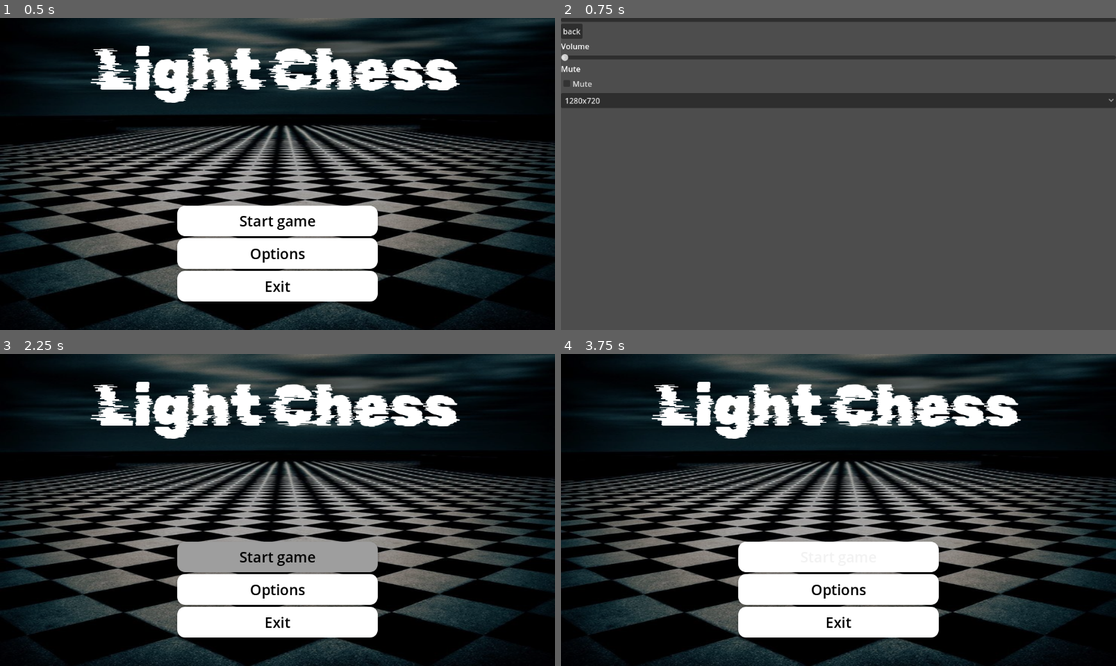
Above: before the commit, frames 1-4 (two rows, left to right).
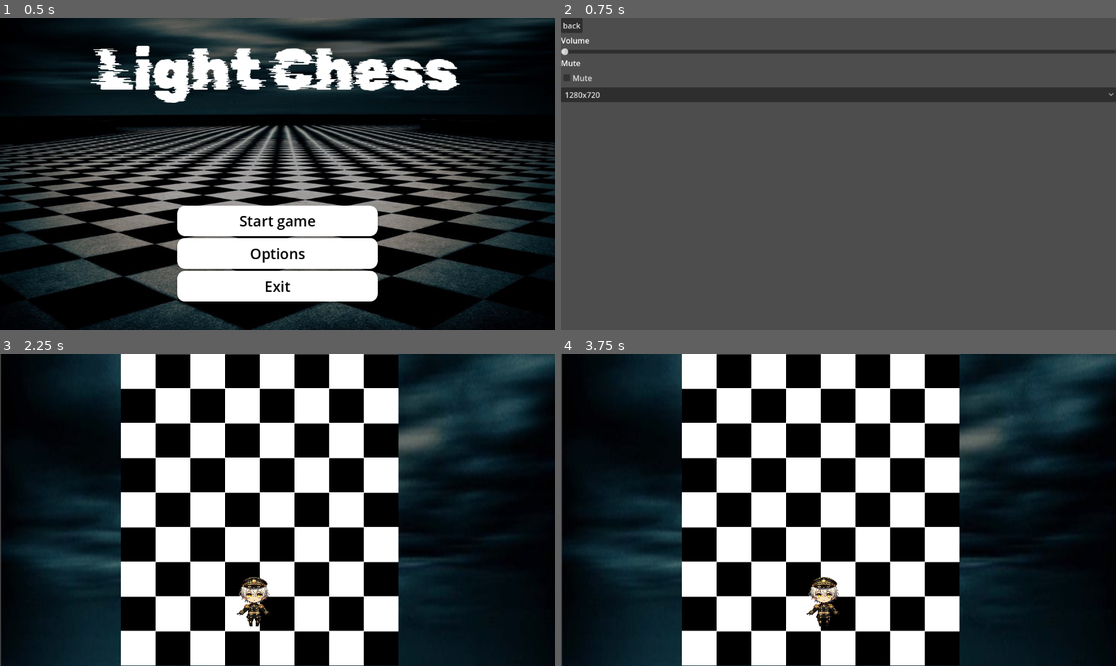
Above: after the commit, the same moments.

Repository: sonnypyo/GodotProject
Game: Godot game, scene res://Scenes/main_menu.tscn
Same seed, same stepped clock (60 frames per second), same inputs: the game is played once before the commit and once after it. The project has no main scene, so this scene is started directly.
Inputs (mouse positions are in pixels of both pictures, inside the frame that each line leads up to; where the layout moved, square brackets give the same spot in the first picture):
- Up to frame 1 (0.5 s): no input
- Up to frame 2 (0.75 s): click "Options" at 0.5 s
- Up to frame 3 (2.25 s): click (11, 360) [277, 357] at 1.25 s; click "Start game" at 2 s
- Up to frame 4 (3.75 s): click (838, 556) at 2.75 s, where only the run before the commit has a clickable "Start game"; tap Enter (ui_accept) at 3.5 s; move the mouse to (960, 494) at 3.52 s; hold Right (ui_right) from 3.53 s (still down); hold R from 3.53 s (still down); click (960, 494) at 3.67 s

Frame 1 is identical in both runs. In frame 2, 7.4% of the frame differs, in the area x 0-100%, y 0-29%; in frame 3, 65%, in the area x 0-100%, y 0-100%; in frame 4, 63%.

Commit message:
12/10 tile_map scene

Diff:
--- a/godotfinalproject/Scenes/level.tscn
+++ b/godotfinalproject/Scenes/level.tscn
@@ -1,4 +1,3 @@
-[gd_scene load_steps=5 format=3 uid="uid://dq3ventwbxelb"]
 [gd_scene load_steps=8 format=3 uid="uid://dq3ventwbxelb"]
 
 [ext_resource type="PackedScene" uid="uid://bf7u5ip62xykb" path="res://Scenes/Chess8x8.tscn" id="2_qtksi"]
--- a/godotfinalproject/Scenes/settings.tscn
+++ b/godotfinalproject/Scenes/settings.tscn
@@ -22,7 +22,6 @@
 [node name="VBoxContainer" type="VBoxContainer" parent="MarginContainer"]
 layout_mode = 2
 
-[node name="Button" type="Button" parent="MarginContainer/VBoxContainer"]
 [node name="Back" type="Button" parent="MarginContainer/VBoxContainer"]
 layout_mode = 2
 size_flags_horizontal = 0
@@ -58,7 +57,6 @@
 
 [node name="AudioStreamPlayer" type="AudioStreamPlayer" parent="."]
 
-[connection signal="pressed" from="MarginContainer/VBoxContainer/Button" to="." method="_on_button_pressed"]
 [connection signal="pressed" from="MarginContainer/VBoxContainer/Back" to="." method="_on_button_pressed"]
 [connection signal="value_changed" from="MarginContainer/VBoxContainer/volume" to="." method="_on_volume_value_changed"]
 [connection signal="toggled" from="MarginContainer/VBoxContainer/Mute" to="." method="_on_mute_toggled"]
--- /dev/null
+++ b/godotfinalproject/Scenes/tile_map.tscn
@@ -0,0 +1,21 @@
+[gd_scene load_steps=4 format=3 uid="uid://dcq3sajg0w80f"]
+
+[ext_resource type="Texture2D" uid="uid://ds01ajuu2m8wt" path="res://Images/chessboardblackandwhite.png" id="1_nkna0"]
+
+[sub_resource type="TileSetAtlasSource" id="TileSetAtlasSource_27pbu"]
+texture = ExtResource("1_nkna0")
+texture_region_size = Vector2i(60, 60)
+0:0/0 = 0
+0:1/0 = 0
+
+[sub_resource type="TileSet" id="TileSet_r2brh"]
+tile_size = Vector2i(60, 60)
+sources/0 = SubResource("TileSetAtlasSource_27pbu")
+
+[node name="TileMap" type="TileMap"]
+position = Vector2(0, -242)
+scale = Vector2(4, 4)
+tile_set = SubResource("TileSet_r2brh")
+format = 2
+layer_0/z_index = -1
+layer_0/tile_data = PackedInt32Array(0, 0, 0, 2, 0, 0, 4, 0, 0, 6, 0, 0, 1, 0, 1, 3, 0, 1, 5, 0, 1, 7, 0, 1, 65536, 0, 1, 196608, 0, 1, 327680, 0, 1, 458752, 0, 1, 131072, 0, 0, 262144, 0, 0, 393216, 0, 0, 524288, 0, 0, 65537, 0, 0, 131074, 0, 0, 196611, 0, 0, 262148, 0, 0, 327685, 0, 0, 393222, 0, 0, 458759, 0, 0, 65539, 0, 0, 131076, 0, 0, 196613, 0, 0, 262150, 0, 0, 327687, 0, 0, 65541, 0, 0, 131078, 0, 0, 196615, 0, 0, 65543, 0, 0, 196609, 0, 0, 262146, 0, 0, 327683, 0, 0, 393220, 0, 0, 458757, 0, 0, 524294, 0, 0, 327681, 0, 0, 393218, 0, 0, 458755, 0, 0, 524292, 0, 0, 458753, 0, 0, 524290, 0, 0, 524289, 0, 1, 393217, 0, 1, 458754, 0, 1, 524291, 0, 1, 262145, 0, 1, 327682, 0, 1, 393219, 0, 1, 458756, 0, 1, 524293, 0, 1, 131073, 0, 1, 196610, 0, 1, 262147, 0, 1, 327684, 0, 1, 393221, 0, 1, 458758, 0, 1, 524295, 0, 1, 65538, 0, 1, 131075, 0, 1, 196612, 0, 1, 262149, 0, 1, 327686, 0, 1, 393223, 0, 1, 65540, 0, 1, 131077, 0, 1, 196614, 0, 1, 262151, 0, 1, 65542, 0, 1, 131079, 0, 1)
Not shown: 1 places in godotfinalproject/Scenes/Player.tscn that only renumber resources
Not shown: 1 places in godotfinalproject/Scenes/PlayerReflectionTest.tscn that only renumber resources
Not shown: 1 places in godotfinalproject/Scenes/path.tscn that only renumber resources
